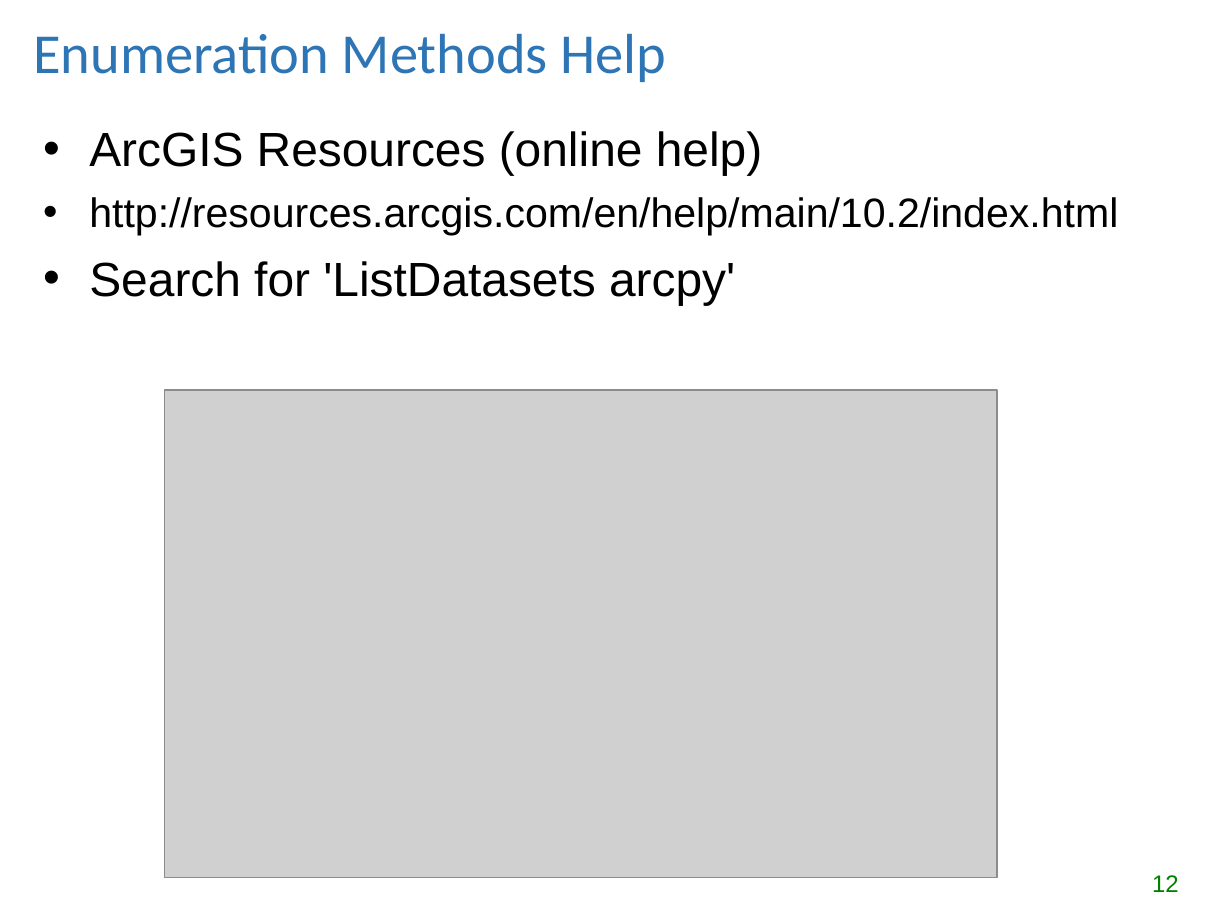
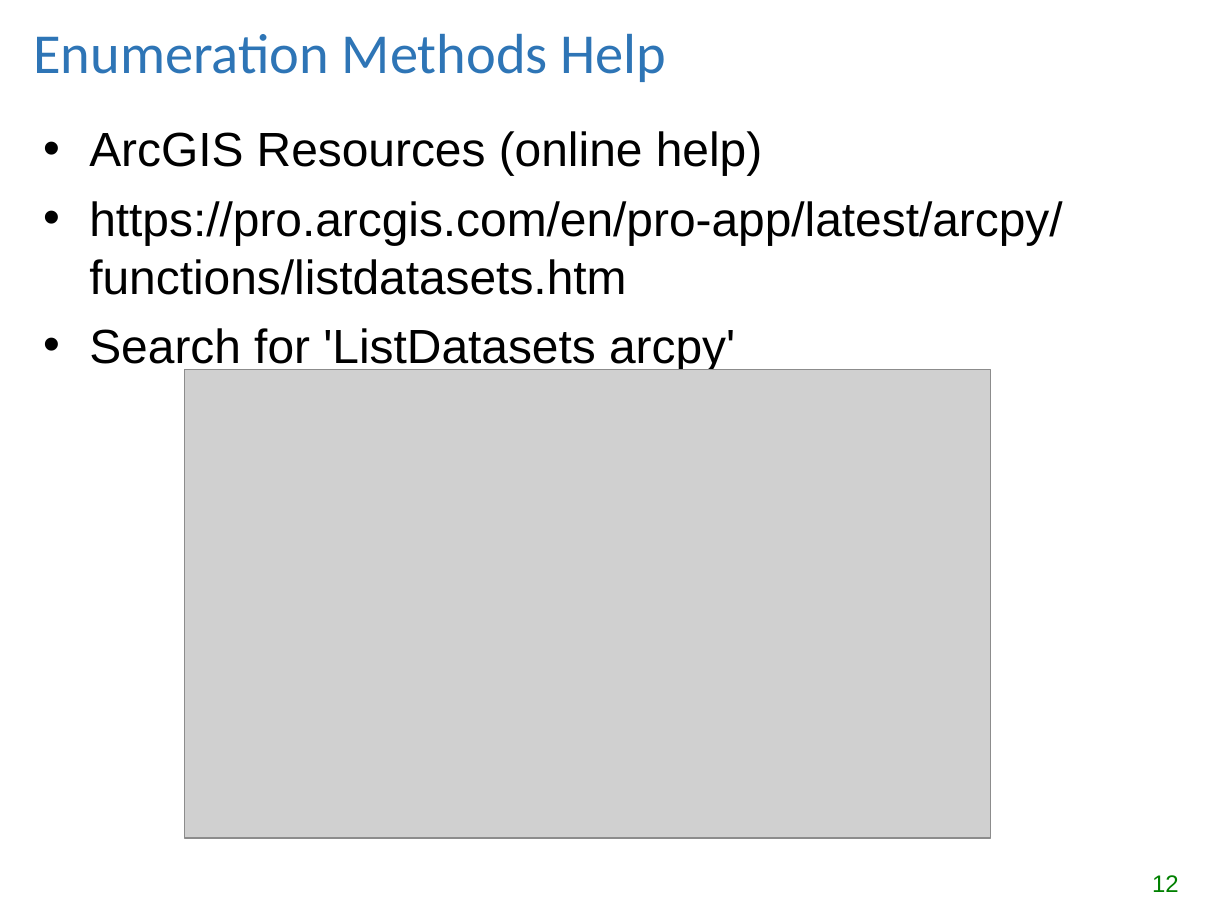
Before and after one commit to lgtateos/gis540, a slide deck: slide 12 of slides/batchProcessing.ppt. Drawn at 1232x924 pixels with LibreOffice and Linux fonts; fonts in the diff are those of the drawing; grey boxes stand for pictures. Boxes give left, top, right and bottom in pixels: in the first picture for what was removed or moved away, otherwise in the second. Text is boxed around its words. In the diff, an @@ line names an element or a change of style, - is before the commit and + after.

```diff
--- a/slides/batchProcessing.ppt
+++ b/slides/batchProcessing.ppt
@@ text at (89,201,1062,295): text changed; size 24 to 28 pt @@
-• http://resources.arcgis.com/en/help/main/10.2/index.html
+• https://pro.arcgis.com/en/pro-app/latest/arcpy/functions/listdatasets.htm
@@ picture: place and size @@
-picture at (164,391,997,878)
+picture at (185,370,991,838)
```
Also in this commit, not shown: 6 other slides changed, 1 other file.
